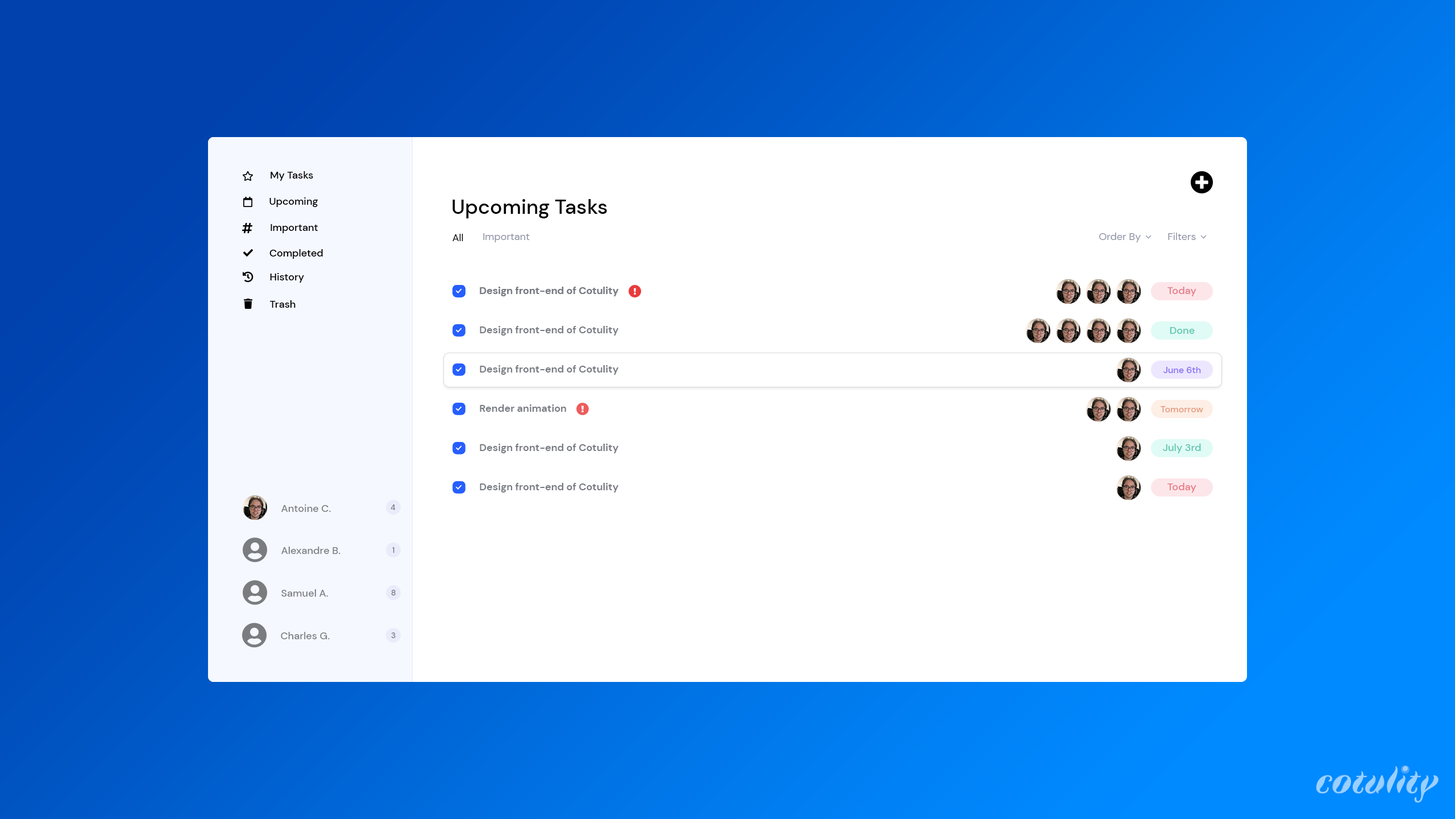
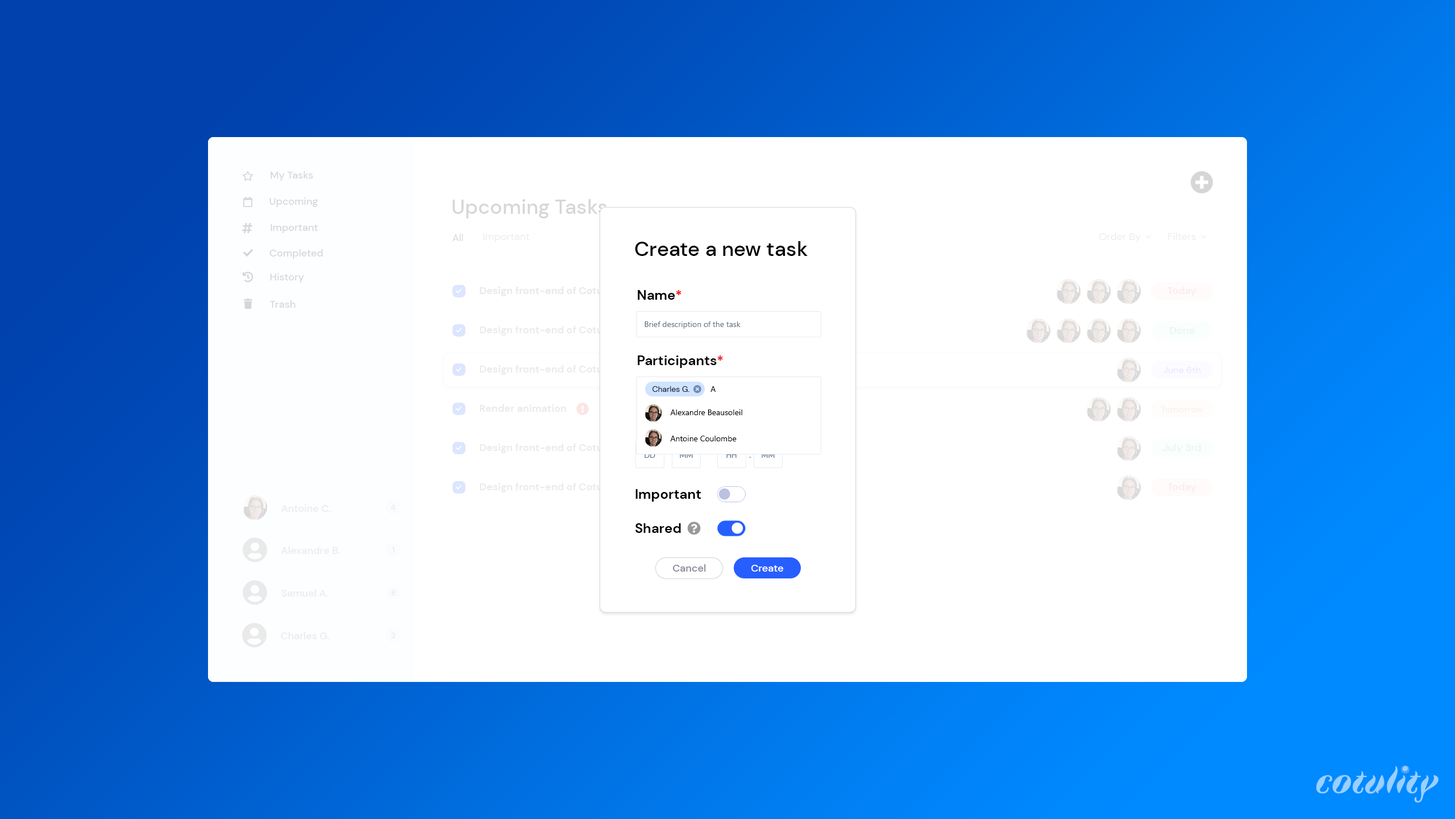
Layered file, before and after one edit (1455 × 819). Changes by layer:
showed group "creation_popup" (63 layers) over [208, 137, 1248, 682]
showed group "active" (1st of 2, in "/apps/tasks" › "creation_popup" › "participants") (12 layers) over [636, 376, 822, 455]
painted on "Rounded Rectangle 1" (2nd of 6, in "/apps/tasks" › "creation_popup" › "dute_time") over [718, 453, 746, 468]
painted on "Rectangle 682" (1st of 2, in "/apps/tasks" › "creation_popup" › "buttons" › "cancel") over [656, 559, 724, 575]
painted on "bg" (4th of 12, in "/apps/tasks" › "creation_popup") over [599, 208, 857, 610]
showed group "edit_popup" (60 layers) over [208, 137, 1248, 682]
painted on "Rounded Rectangle 1" (5th of 6, in "/apps/tasks" › "edit_popup" › "dute_time") over [718, 453, 746, 468]
painted on "Rectangle 682" (2nd of 2, in "/apps/tasks" › "edit_popup" › "buttons" › "cancel") over [673, 559, 740, 578]
painted on "bg" (8th of 12, in "/apps/tasks" › "edit_popup") over [599, 208, 857, 610]
painted on "hover" (5th of 5, in "/apps/tasks" › "body" › "task 3") over [443, 355, 1223, 387]
